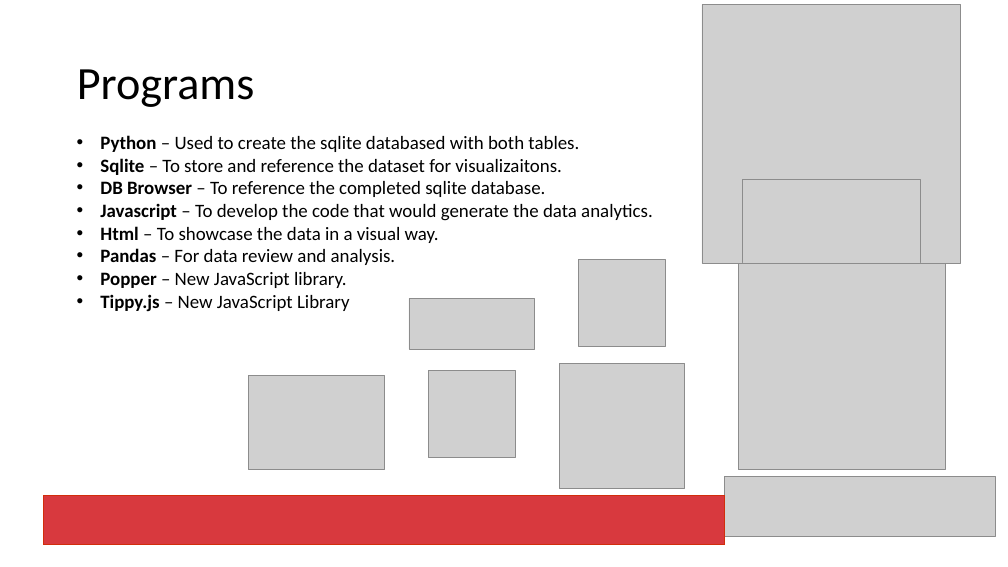
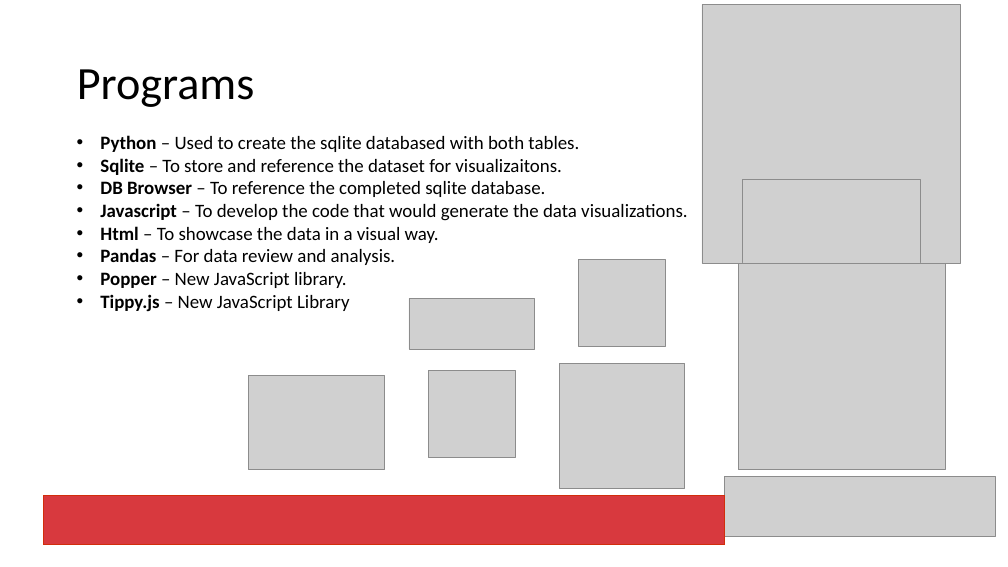
Before and after one commit to rmaher314/Project2, a slide deck: slide 5 of PowerPoint_Presentation.pptx. Drawn at 1008x567 pixels with LibreOffice and Linux fonts; fonts in the diff are those of the drawing; grey boxes stand for pictures. Boxes give left, top, right and bottom in pixels: in the first picture for what was removed or moved away, otherwise in the second. Text is boxed around its words. In the diff, an @@ line names an element or a change of style, - is before the commit and + after.

```diff
--- a/PowerPoint_Presentation.pptx
+++ b/PowerPoint_Presentation.pptx
@@ text at [100,204,687,221]: text changed @@
-• Javascript – To develop the code that would generate the data analytics.
+• Javascript – To develop the code that would generate the data visualizations.
```
Also in this commit, not shown: 2 other slides changed.
